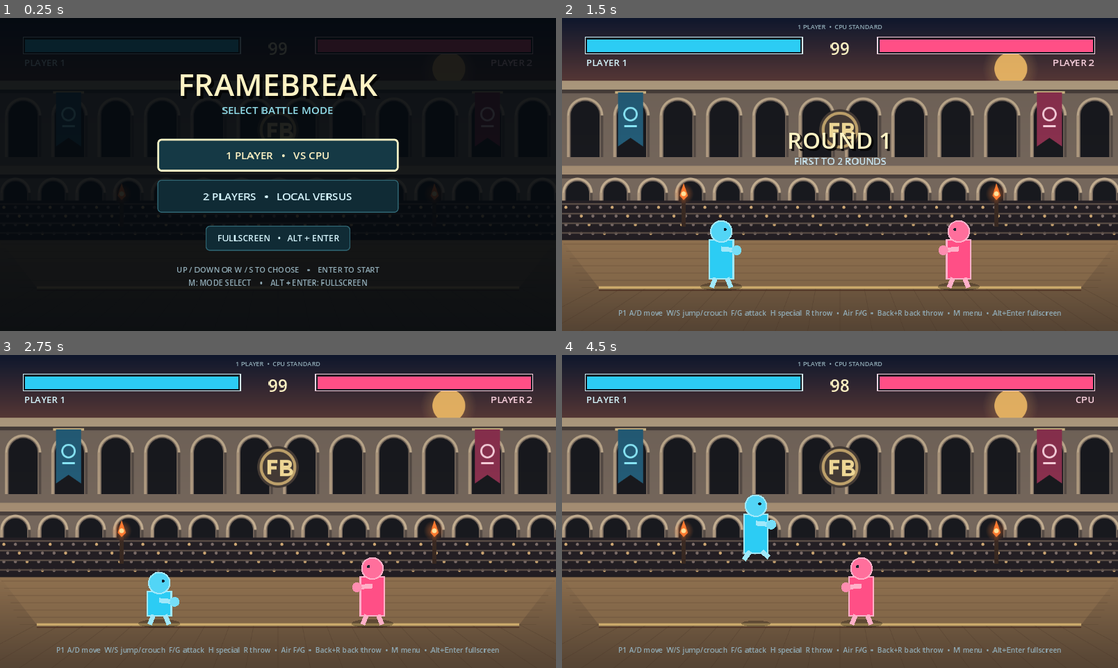
Above: before the commit, frames 1-4 (two rows, left to right).
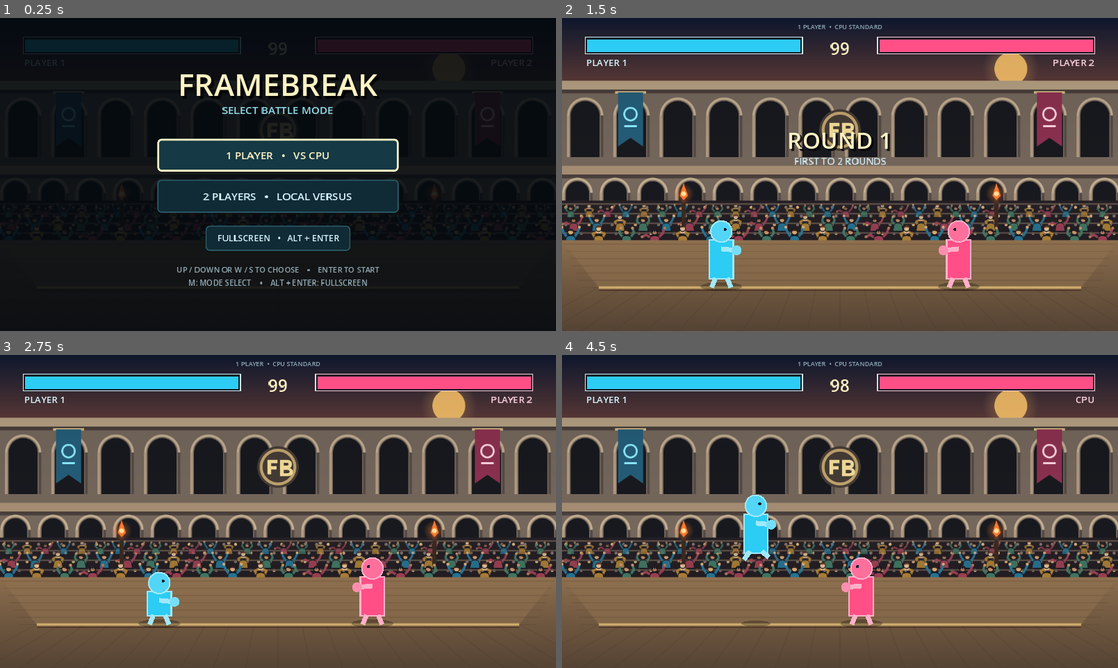
Above: after the commit, the same moments.

Repository: Hikki0608/Fighting-game
Game: Godot game, scene res://scenes/main.tscn
The game is run twice, just before and just after one commit, with the same random seed, the same clock (stepped at 60 frames per second) and the same inputs.
Inputs (mouse positions are in pixels of both pictures, inside the frame that each line leads up to):
- Up to frame 1 (0.25 s): no input
- Up to frame 2 (1.5 s): click "1 PLAYER • VS CPU" at 0.5 s; tap Enter at 1.25 s; move the mouse to (962, 158) at 1.27 s; hold D from 1.28 s (still down); hold F from 1.28 s (still down); click (962, 158) at 1.42 s
- Up to frame 3 (2.75 s): tap Space at 1.52, 2, 2.27 s; move the mouse to (166, 527) at 2.02 s; release D at 2.03 s; release F at 2.03 s; hold S from 2.03 s (still down); tap G at 2.1 s
- Up to frame 4 (4.5 s): move the mouse to (895, 442) at 2.77 s; release S at 2.78 s; hold D 2.78-3.53 s; hold H 2.78-3.53 s; move the mouse to (812, 574) at 3.52 s; hold W 3.53-4.28 s; tap R at 3.6 s; click (812, 574) at 3.67 s; tap Space at 3.77 s; move the mouse to (1006, 558) at 4.27 s; hold A from 4.28 s (still down); hold J from 4.28 s (still down)

The runs differ from the first frame. In frame 2, 4.6% of the frame differs, in the area x 0-100%, y 59-96%; in frame 3, 4.7%; in frame 4, 4.7%.

Commit message:
Add arena crowd and simplify HUD

Diff:
--- a/assets/arena_background.svg
+++ b/assets/arena_background.svg
@@ -57,6 +57,42 @@
       <circle cx="64" cy="68" r="3.2" fill="#80706c"/>
       <circle cx="88" cy="68" r="3.2" fill="#d5ad77"/>
     </g>
+    <g id="spectator-blue">
+      <ellipse cx="0" cy="3" rx="12" ry="3" fill="#080a10" opacity="0.6"/>
+      <path d="M-7-11L-15-23L-18-31M7-11L15-23L18-31" fill="none" stroke="#287c9f" stroke-width="5" stroke-linecap="round" stroke-linejoin="round"/>
+      <circle cx="-18" cy="-33" r="3" fill="#e2b47f"/>
+      <circle cx="18" cy="-33" r="3" fill="#e2b47f"/>
+      <path d="M-9-13Q0-18 9-13L12 4H-12Z" fill="#287c9f" stroke="#11141c" stroke-width="1.5"/>
+      <circle cx="0" cy="-23" r="6" fill="#e2b47f" stroke="#11141c" stroke-width="1.5"/>
+      <path d="M-6-24Q-3-32 5-28L6-23Q1-27-6-24Z" fill="#34251f"/>
+    </g>
+    <g id="spectator-red">
+      <ellipse cx="0" cy="3" rx="12" ry="3" fill="#080a10" opacity="0.6"/>
+      <path d="M-8-11L-18-17L-24-14M8-11L17-21L20-29" fill="none" stroke="#a74358" stroke-width="5" stroke-linecap="round" stroke-linejoin="round"/>
+      <circle cx="-26" cy="-13" r="3" fill="#ba805c"/>
+      <circle cx="21" cy="-31" r="3" fill="#ba805c"/>
+      <path d="M-9-13Q0-18 9-13L12 4H-12Z" fill="#a74358" stroke="#11141c" stroke-width="1.5"/>
+      <circle cx="0" cy="-23" r="6" fill="#ba805c" stroke="#11141c" stroke-width="1.5"/>
+      <path d="M-6-25Q0-31 6-25V-22H4L2-26L0-22L-2-26L-4-22H-6Z" fill="#17151b"/>
+    </g>
+    <g id="spectator-gold">
+      <ellipse cx="0" cy="3" rx="12" ry="3" fill="#080a10" opacity="0.6"/>
+      <path d="M-8-11L-12-19L-4-23M8-11L12-19L4-23" fill="none" stroke="#b88738" stroke-width="5" stroke-linecap="round" stroke-linejoin="round"/>
+      <circle cx="-2" cy="-23" r="3" fill="#e8c49a"/>
+      <circle cx="2" cy="-23" r="3" fill="#e8c49a"/>
+      <path d="M-9-13Q0-18 9-13L12 4H-12Z" fill="#b88738" stroke="#11141c" stroke-width="1.5"/>
+      <circle cx="0" cy="-30" r="6" fill="#e8c49a" stroke="#11141c" stroke-width="1.5"/>
+      <path d="M-6-31Q-4-38 4-36L7-31Q1-34-6-31Z" fill="#6a3d27"/>
+    </g>
+    <g id="spectator-green">
+      <ellipse cx="0" cy="3" rx="12" ry="3" fill="#080a10" opacity="0.6"/>
+      <path d="M-7-11L-15-21L-13-29M7-11L15-21L13-29" fill="none" stroke="#447f6a" stroke-width="5" stroke-linecap="round" stroke-linejoin="round"/>
+      <circle cx="-12" cy="-31" r="3" fill="#d09a6f"/>
+      <circle cx="12" cy="-31" r="3" fill="#d09a6f"/>
+      <path d="M-9-13Q0-18 9-13L12 4H-12Z" fill="#447f6a" stroke="#11141c" stroke-width="1.5"/>
+      <circle cx="0" cy="-23" r="6" fill="#d09a6f" stroke="#11141c" stroke-width="1.5"/>
+      <path d="M-6-24Q-2-32 6-25L5-22Q0-27-6-24Z" fill="#2a1c19"/>
+    </g>
   </defs>
 
   <rect width="1152" height="648" fill="#071018"/>
@@ -133,6 +169,86 @@
   <line x1="0" y1="405" x2="1152" y2="405" stroke="#61534b" stroke-width="3"/>
   <line x1="0" y1="425" x2="1152" y2="425" stroke="#61534b" stroke-width="3"/>
   <line x1="0" y1="445" x2="1152" y2="445" stroke="#61534b" stroke-width="3"/>
+  <g opacity="0.72">
+    <use xlink:href="#spectator-green" transform="translate(18 410) scale(.7)"/>
+    <use xlink:href="#spectator-gold" transform="translate(56 410) scale(.7)"/>
+    <use xlink:href="#spectator-red" transform="translate(94 410) scale(.7)"/>
+    <use xlink:href="#spectator-blue" transform="translate(132 410) scale(.7)"/>
+    <use xlink:href="#spectator-gold" transform="translate(170 410) scale(.7)"/>
+    <use xlink:href="#spectator-green" transform="translate(208 410) scale(.7)"/>
+    <use xlink:href="#spectator-blue" transform="translate(246 410) scale(.7)"/>
+    <use xlink:href="#spectator-red" transform="translate(284 410) scale(.7)"/>
+    <use xlink:href="#spectator-green" transform="translate(322 410) scale(.7)"/>
+    <use xlink:href="#spectator-gold" transform="translate(360 410) scale(.7)"/>
+    <use xlink:href="#spectator-red" transform="translate(398 410) scale(.7)"/>
+    <use xlink:href="#spectator-blue" transform="translate(436 410) scale(.7)"/>
+    <use xlink:href="#spectator-gold" transform="translate(474 410) scale(.7)"/>
+    <use xlink:href="#spectator-green" transform="translate(512 410) scale(.7)"/>
+    <use xlink:href="#spectator-blue" transform="translate(550 410) scale(.7)"/>
+    <use xlink:href="#spectator-red" transform="translate(588 410) scale(.7)"/>
+    <use xlink:href="#spectator-green" transform="translate(626 410) scale(.7)"/>
+    <use xlink:href="#spectator-gold" transform="translate(664 410) scale(.7)"/>
+    <use xlink:href="#spectator-red" transform="translate(702 410) scale(.7)"/>
+    <use xlink:href="#spectator-blue" transform="translate(740 410) scale(.7)"/>
+    <use xlink:href="#spectator-gold" transform="translate(778 410) scale(.7)"/>
+    <use xlink:href="#spectator-green" transform="translate(816 410) scale(.7)"/>
+    <use xlink:href="#spectator-blue" transform="translate(854 410) scale(.7)"/>
+    <use xlink:href="#spectator-red" transform="translate(892 410) scale(.7)"/>
+    <use xlink:href="#spectator-green" transform="translate(930 410) scale(.7)"/>
+    <use xlink:href="#spectator-gold" transform="translate(968 410) scale(.7)"/>
+    <use xlink:href="#spectator-red" transform="translate(1006 410) scale(.7)"/>
+    <use xlink:href="#spectator-blue" transform="translate(1044 410) scale(.7)"/>
+    <use xlink:href="#spectator-gold" transform="translate(1082 410) scale(.7)"/>
+    <use xlink:href="#spectator-green" transform="translate(1120 410) scale(.7)"/>
+  </g>
+  <g opacity="0.9">
+    <use xlink:href="#spectator-red" transform="translate(24 438) scale(.86)"/>
+    <use xlink:href="#spectator-blue" transform="translate(72 438) scale(.86)"/>
+    <use xlink:href="#spectator-gold" transform="translate(120 438) scale(.86)"/>
+    <use xlink:href="#spectator-green" transform="translate(168 438) scale(.86)"/>
+    <use xlink:href="#spectator-blue" transform="translate(216 438) scale(.86)"/>
+    <use xlink:href="#spectator-red" transform="translate(264 438) scale(.86)"/>
+    <use xlink:href="#spectator-green" transform="translate(312 438) scale(.86)"/>
+    <use xlink:href="#spectator-gold" transform="translate(360 438) scale(.86)"/>
+    <use xlink:href="#spectator-red" transform="translate(408 438) scale(.86)"/>
+    <use xlink:href="#spectator-blue" transform="translate(456 438) scale(.86)"/>
+    <use xlink:href="#spectator-gold" transform="translate(504 438) scale(.86)"/>
+    <use xlink:href="#spectator-green" transform="translate(552 438) scale(.86)"/>
+    <use xlink:href="#spectator-blue" transform="translate(600 438) scale(.86)"/>
+    <use xlink:href="#spectator-red" transform="translate(648 438) scale(.86)"/>
+    <use xlink:href="#spectator-green" transform="translate(696 438) scale(.86)"/>
+    <use xlink:href="#spectator-gold" transform="translate(744 438) scale(.86)"/>
+    <use xlink:href="#spectator-red" transform="translate(792 438) scale(.86)"/>
+    <use xlink:href="#spectator-blue" transform="translate(840 438) scale(.86)"/>
+    <use xlink:href="#spectator-gold" transform="translate(888 438) scale(.86)"/>
+    <use xlink:href="#spectator-green" transform="translate(936 438) scale(.86)"/>
+    <use xlink:href="#spectator-blue" transform="translate(984 438) scale(.86)"/>
+    <use xlink:href="#spectator-red" transform="translate(1032 438) scale(.86)"/>
+    <use xlink:href="#spectator-green" transform="translate(1080 438) scale(.86)"/>
+    <use xlink:href="#spectator-gold" transform="translate(1128 438) scale(.86)"/>
+  </g>
+  <g>
+    <use xlink:href="#spectator-blue" transform="translate(18 466)"/>
+    <use xlink:href="#spectator-gold" transform="translate(76 466)"/>
+    <use xlink:href="#spectator-green" transform="translate(134 466)"/>
+    <use xlink:href="#spectator-red" transform="translate(192 466)"/>
+    <use xlink:href="#spectator-gold" transform="translate(250 466)"/>
+    <use xlink:href="#spectator-blue" transform="translate(308 466)"/>
+    <use xlink:href="#spectator-red" transform="translate(366 466)"/>
+    <use xlink:href="#spectator-green" transform="translate(424 466)"/>
+    <use xlink:href="#spectator-blue" transform="translate(482 466)"/>
+    <use xlink:href="#spectator-gold" transform="translate(540 466)"/>
+    <use xlink:href="#spectator-green" transform="translate(598 466)"/>
+    <use xlink:href="#spectator-red" transform="translate(656 466)"/>
+    <use xlink:href="#spectator-gold" transform="translate(714 466)"/>
+    <use xlink:href="#spectator-blue" transform="translate(772 466)"/>
+    <use xlink:href="#spectator-red" transform="translate(830 466)"/>
+    <use xlink:href="#spectator-green" transform="translate(888 466)"/>
+    <use xlink:href="#spectator-blue" transform="translate(946 466)"/>
+    <use xlink:href="#spectator-gold" transform="translate(1004 466)"/>
+    <use xlink:href="#spectator-green" transform="translate(1062 466)"/>
+    <use xlink:href="#spectator-red" transform="translate(1120 466)"/>
+  </g>
   <use xlink:href="#torch" transform="translate(252 432)"/>
   <use xlink:href="#torch" transform="translate(900 432)"/>
 
--- a/scripts/main.gd
+++ b/scripts/main.gd
@@ -112,7 +112,6 @@
 
 var announcement_label: Label
 var subtitle_label: Label
-var help_label: Label
 var training_label: Label
 var mode_label: Label
 var menu_layer: CanvasLayer
@@ -221,15 +220,6 @@
 	subtitle_label.add_theme_font_size_override("font_size", 20)
 	subtitle_label.add_theme_color_override("font_color", Color("cae7f2"))
 	add_child(subtitle_label)
-
-	help_label = Label.new()
-	help_label.position = Vector2(24.0, 600.0)
-	help_label.size = Vector2(1104.0, 32.0)
-	help_label.horizontal_alignment = HORIZONTAL_ALIGNMENT_CENTER
-	help_label.add_theme_font_size_override("font_size", 15)
-	help_label.add_theme_color_override("font_color", Color("91acb7"))
-	help_label.text = "P1  A/D move  W jump  S crouch  F light  G heavy  H special  R throw"
-	add_child(help_label)
 
 	mode_label = Label.new()
 	mode_label.position = Vector2(426.0, 8.0)
@@ -455,7 +445,6 @@
 	training_label.visible = false
 	announcement_label.visible = false
 	subtitle_label.visible = false
-	help_label.visible = false
 	mode_label.visible = false
 	menu_layer.visible = true
 	mode_selection = 0
@@ -486,7 +475,6 @@
 	menu_layer.visible = false
 	announcement_label.visible = true
 	subtitle_label.visible = true
-	help_label.visible = true
 	mode_label.visible = true
 	for fighter in fighters:
 		fighter.visible = true
@@ -649,10 +637,8 @@
 	_set_label_text_if_changed(subtitle_label, announcement_sub)
 	if game_mode == MODE_SOLO:
 		_set_label_text_if_changed(mode_label, "1 PLAYER  •  CPU STANDARD")
-		_set_label_text_if_changed(help_label, "P1 A/D move  W/S jump/crouch  F/G attack  H special  R throw  •  Air F/G  •  Back+R back throw  •  M menu  •  Alt+Enter fullscreen")
 	else:
 		_set_label_text_if_changed(mode_label, "2 PLAYERS  •  LOCAL VERSUS")
-		_set_label_text_if_changed(help_label, "P1 A/D W/S F/G/H/R  •  P2 Arrows J/K/L/I  •  Air: light/heavy  •  Back+throw  •  M menu  •  Alt+Enter fullscreen")
 	if training_visible:
 		var training_text := "FRAME DATA / HITBOX VIEW\nP1  %s\nP2  %s\nDistance: %.1f px    Enter: reset round" % [
 			fighters[0].frame_data_text(),
